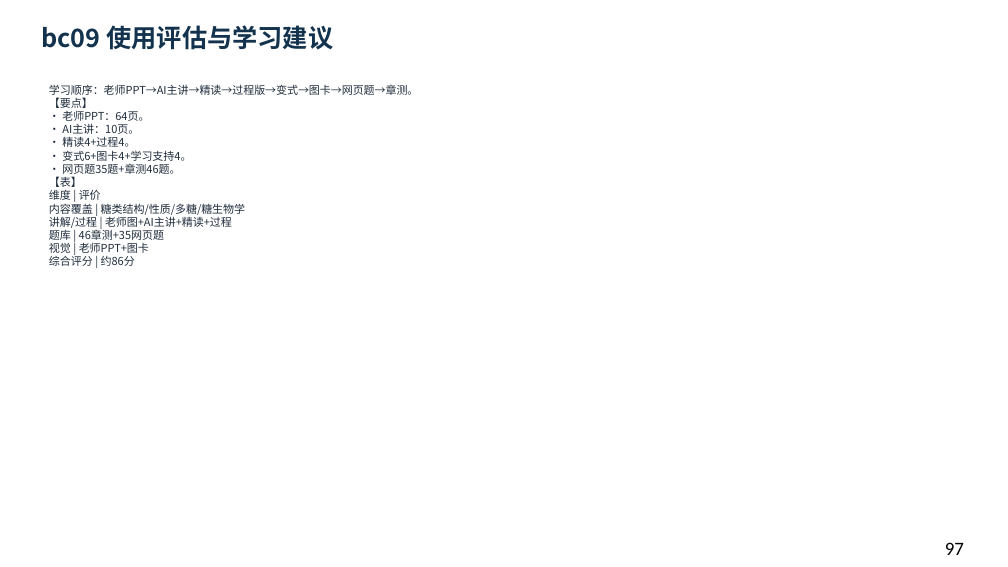
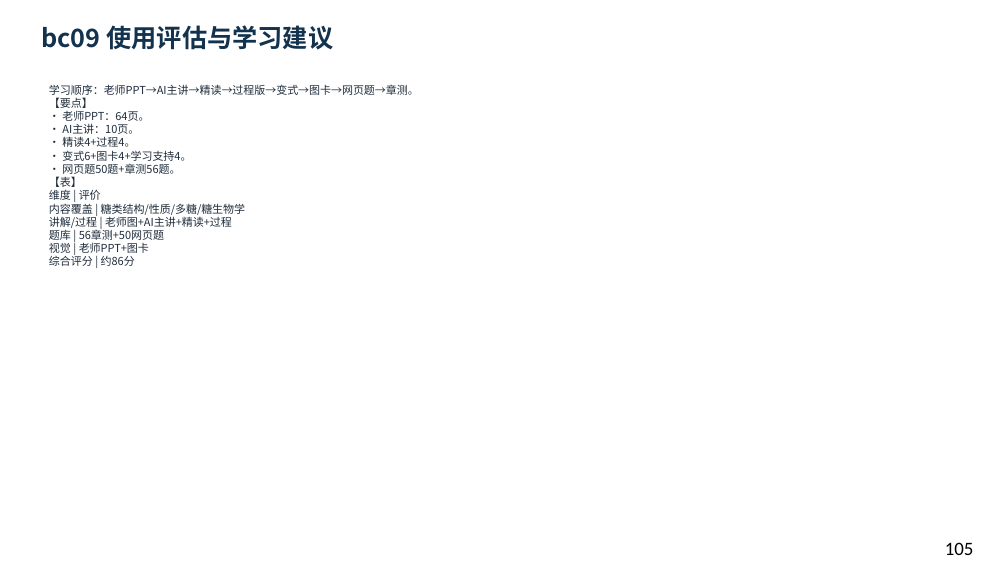
Before and after one commit to newkan-li/Biochemistry, a slide deck: slide 105 of downloads/bc09-ai-style.pptx (slide 97 before the commit). Drawn at 1008x567 pixels with LibreOffice and Linux fonts; fonts in the diff are those of the drawing. Boxes give left, top, right and bottom in pixels: in the first picture for what was removed or moved away, otherwise in the second. Text is boxed around its words. In the diff, an @@ line names an element or a change of style, - is before the commit and + after.

```diff
--- a/downloads/bc09-ai-style.pptx
+++ b/downloads/bc09-ai-style.pptx
@@ text at [49,84,419,266]: text changed @@
-学习顺序：老师PPT→AI主讲→精读→过程版→变式→图卡→网页题→章测。
-【要点】
-• 老师PPT：64页。
-• AI主讲：10页。
-• 精读4+过程4。
-• 变式6+图卡4+学习支持4。
-• 网页题35题+章测46题。
-【表】
-维度 | 评价
-内容覆盖 | 糖类结构/性质/多糖/糖生物学
-讲解/过程 | 老师图+AI主讲+精读+过程
-题库 | 46章测+35网页题
-视觉 | 老师PPT+图卡
-综合评分 | 约86分
+学习顺序：老师PPT→AI主讲→精读→过程版→变式→图卡→网页题→章测。
+【要点】
+• 老师PPT：64页。
+• AI主讲：10页。
+• 精读4+过程4。
+• 变式6+图卡4+学习支持4。
+• 网页题50题+章测56题。
+【表】
+维度 | 评价
+内容覆盖 | 糖类结构/性质/多糖/糖生物学
+讲解/过程 | 老师图+AI主讲+精读+过程
+题库 | 56章测+50网页题
+视觉 | 老师PPT+图卡
+综合评分 | 约86分
@@ text at [945,542,974,555]: text changed @@
-97
+105
```
Also in this commit, not shown: 8 slides added, 7 other files.
